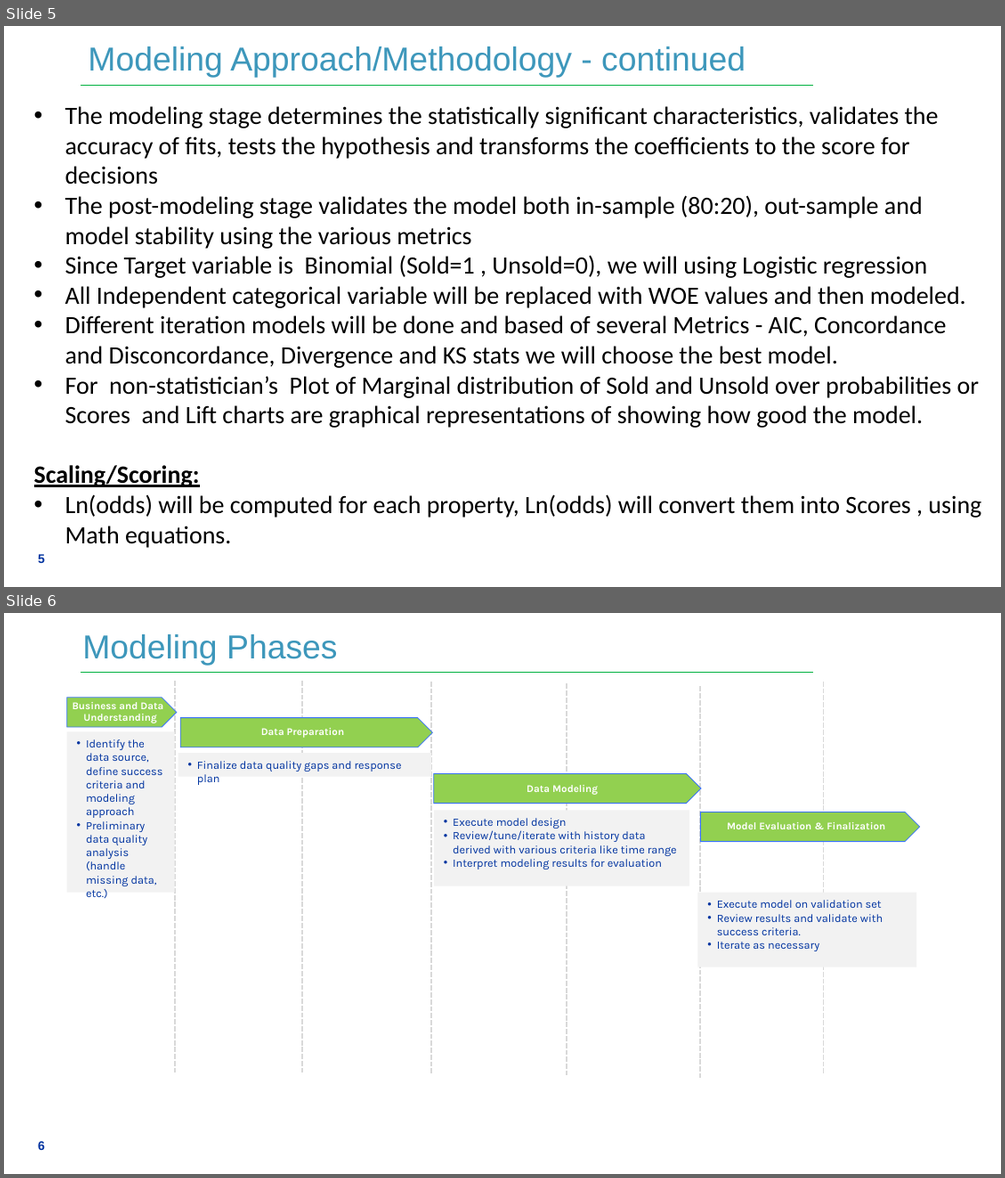
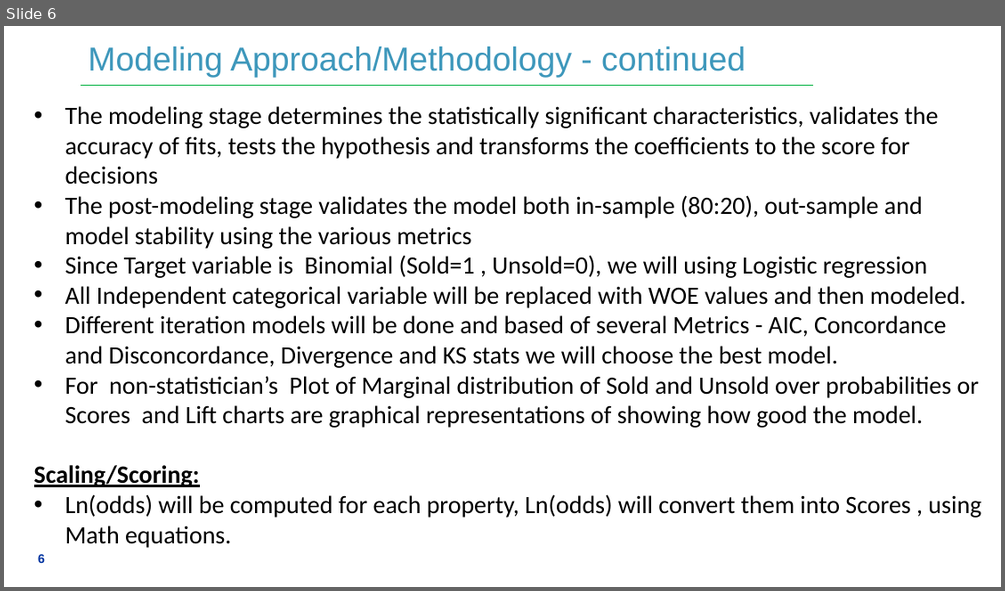
Before and after one commit to kmanivannan25/Capstone-Project-code, a slide deck: Capstone Project Presentation_Final.pptx. Shown one above the other, each under a label of ours: slides 5 and 6 before the commit, slide 6 after it. The pictures are 1005x1178 and 1005x591 pixels, drawn with LibreOffice and Linux fonts; fonts in the diff are those of the drawing; background and template pictures are left out. Boxes give left, top, right and bottom in pixels: in the first picture for what was removed or moved away, otherwise in the second. Text is boxed around its words. In the diff, an @@ line names an element or a change of style, - is before the commit and + after.

```diff
--- a/Capstone Project Presentation_Final.pptx
+++ b/Capstone Project Presentation_Final.pptx
@@ slide 6 removed at (x1=4, y1=613, x2=1001, y2=1174), background #FFFFFF; not listed: 1 template element that a slide beside it also shows @@
@@ text removed at (x1=82, y1=634, x2=338, y2=666) @@
-Modeling Phases
@@ group removed at (x1=67, y1=681, x2=920, y2=1078): 6 lines, 4 pentagon arrows, 3 rectangles @@
-  Business and Data Understanding
-  Data Preparation
-  Model Evaluation & Finalization
-• Identify the data source, define success criteria and modeling approach
-• Preliminary data quality analysis (handle missing data, etc.)
-• Finalize data quality gaps and response plan
-  Data Modeling
-  • Execute model design
-  • Review/tune/iterate with history data derived with various criteria like time range
-  • Interpret modeling results for evaluation
@@ rectangle removed at (x1=698, y1=892, x2=916, y2=967) @@
-  • Execute model on validation set
-  • Review results and validate with success criteria.
-  • Iterate as necessary
@@ page number removed at (x1=38, y1=1141, x2=45, y2=1150) @@
-6
@@ what was slide 5 is now slide 6 @@
```
Also in this commit, not shown: 2 slides added.
